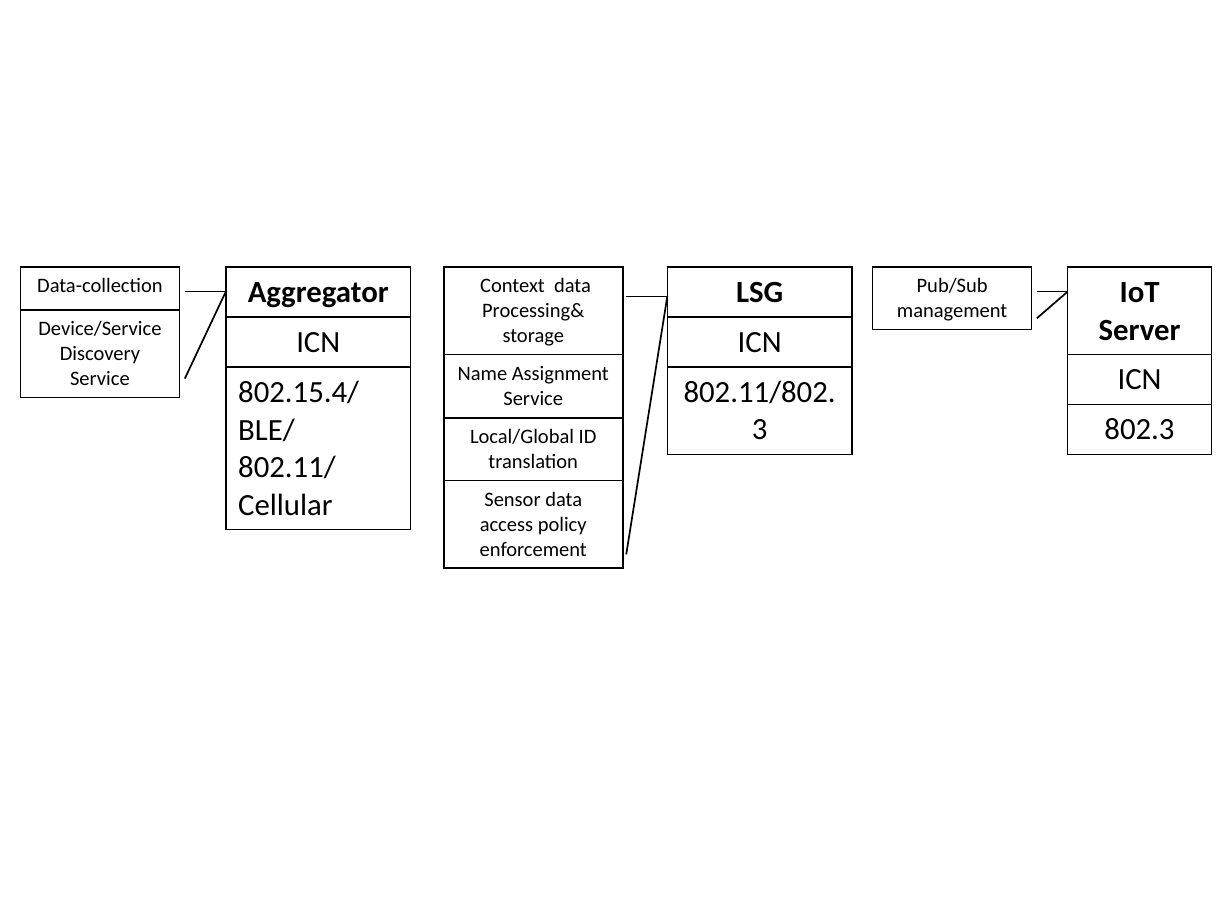
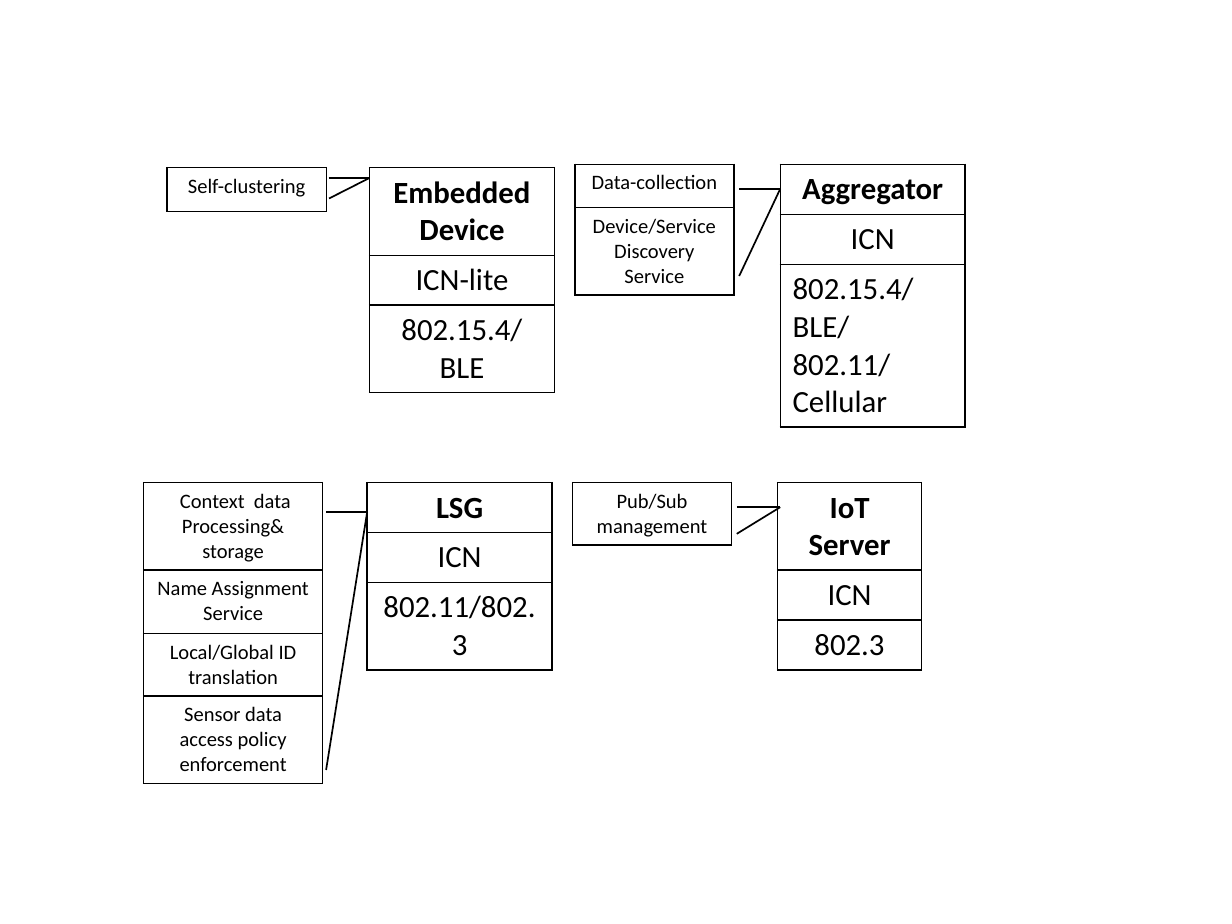
Before and after one commit to sugangli/ICN2015, a slide deck: slide 6 of figure/paper_drawing.pptx. Drawn at 1232x924 pixels with LibreOffice and Linux fonts; fonts in the diff are those of the drawing. Boxes give left, top, right and bottom in pixels: in the first picture for what was removed or moved away, otherwise in the second. Text is boxed around its words. In the diff, an @@ line names an element or a change of style, - is before the commit and + after.

```diff
--- a/figure/paper_drawing.pptx
+++ b/figure/paper_drawing.pptx
@@ table added at <box>168,168,326,212</box>, 1 rows, 1 columns @@
+Self-clustering
@@ line added from (329, 177) to (370, 177), #000000 1 pt @@
@@ line added from (329, 198) to (370, 177), #000000 1 pt @@
@@ table added at <box>370,168,554,391</box>, 3 rows, 1 columns @@
+Embedded Device
+ICN-lite
+802.15.4/ / BLE
@@ 2 tables, 2 lines: place and size @@
-2 tables, 2 lines at <box>21,267,410,520</box>
+2 tables, 2 lines at <box>575,164,965,417</box>
@@ line moved from (1037, 318) - (1068, 292) to (737, 533) - (780, 508) @@
@@ line moved from (1037, 292) - (1068, 292) to (737, 508) - (780, 508) @@
@@ table: place and size @@
-table at <box>1068,267,1212,453</box>
+table at <box>777,483,922,669</box>
@@ 3 tables, 2 lines: place and size @@
-3 tables, 2 lines at <box>444,267,1031,565</box>
+3 tables, 2 lines at <box>144,483,732,781</box>
```
Also in this commit, not shown: 11 other files.
